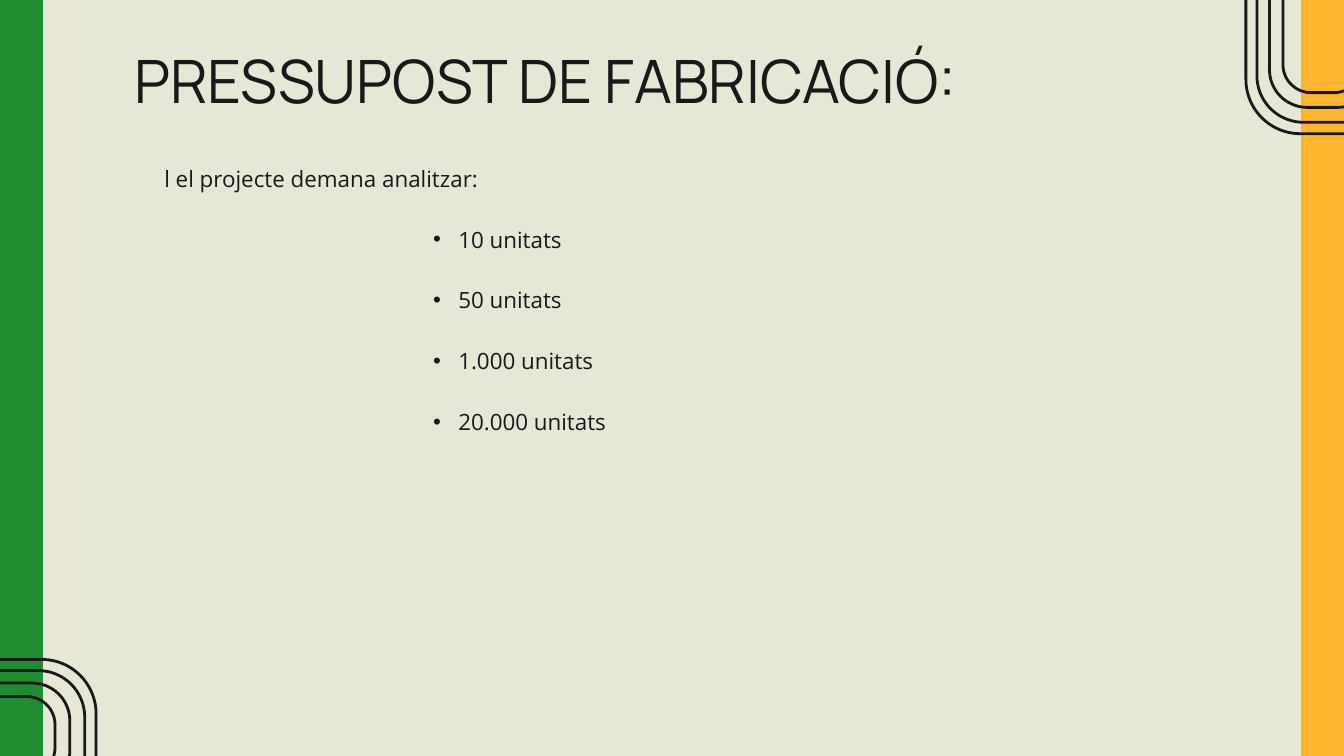
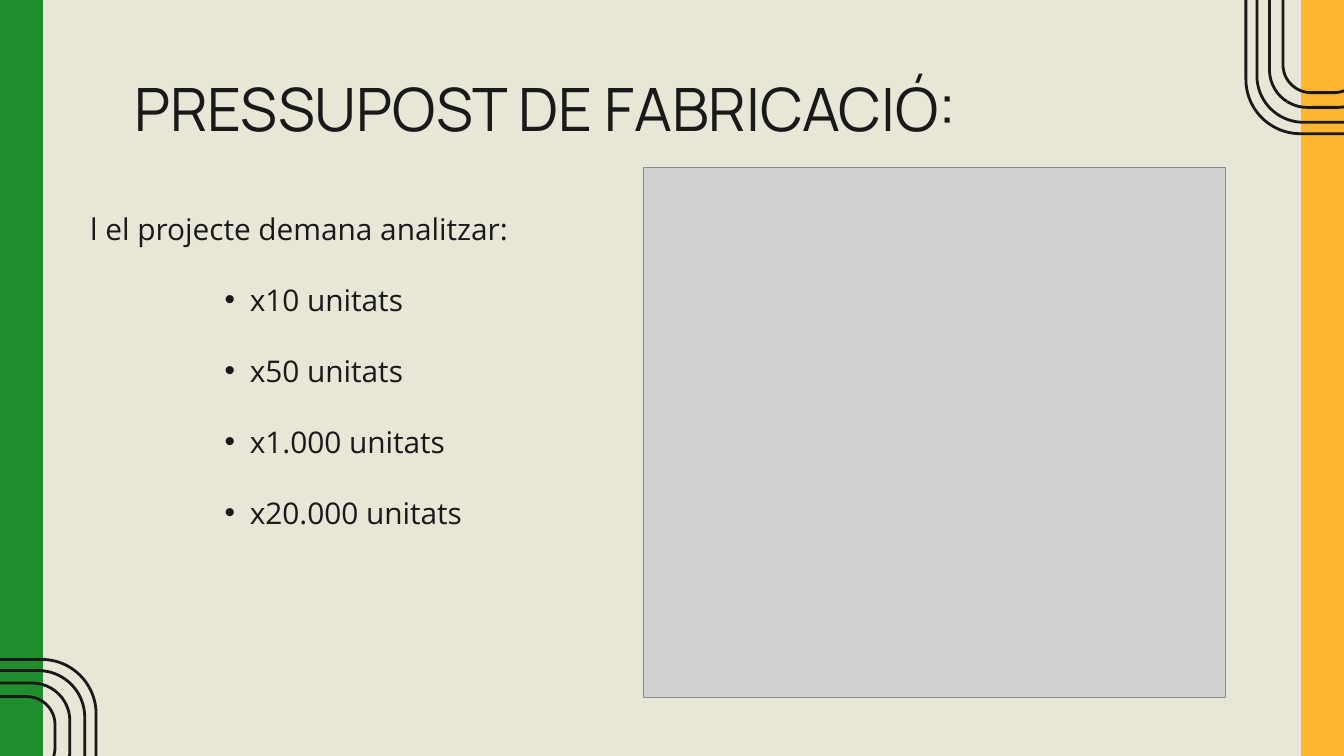
Before and after one commit to EDD2526/edd-project-grup-dijous-dj_d_seients, a slide deck: slide 30 of EINES DE DISSENY – PROJECTE VERSIÓ FINAL.pptx. Drawn at 1344x756 pixels with LibreOffice and Linux fonts; fonts in the diff are those of the drawing; grey boxes stand for pictures. Boxes give left, top, right and bottom in pixels: in the first picture for what was removed or moved away, otherwise in the second. Text is boxed around its words. In the diff, an @@ line names an element or a change of style, - is before the commit and + after.

```diff
--- a/EINES DE DISSENY – PROJECTE VERSIÓ FINAL.pptx
+++ b/EINES DE DISSENY – PROJECTE VERSIÓ FINAL.pptx
@@ title "PRESSUPOST DE FABRICACIÓ:": place and size @@
-title "PRESSUPOST DE FABRICACIÓ:" at box(134, 48, 957, 104)
+title "PRESSUPOST DE FABRICACIÓ:" at box(134, 76, 957, 132)
@@ picture added at box(644, 167, 1226, 696) @@
@@ text "l el projecte demana analitzar:": place and size @@
-text "l el projecte demana analitzar:" at box(164, 170, 606, 431)
+text "l el projecte demana analitzar:" at box(90, 217, 508, 525)
@@ text at box(90, 217, 508, 247): size 12 to 16 pt in "l el projecte demana analitzar:" @@
@@ text at box(250, 289, 462, 525): text changed; size 12 to 16 pt @@
-        • 10 unitats
-        • 50 unitats
-        • 1.000 unitats
-        • 20.000 unitats
+    • x10 unitats
+    • x50 unitats
+    • x1.000 unitats
+    • x20.000 unitats
```
Also in this commit, not shown: 2 other slides changed, 2 slides added, 2 other files.
